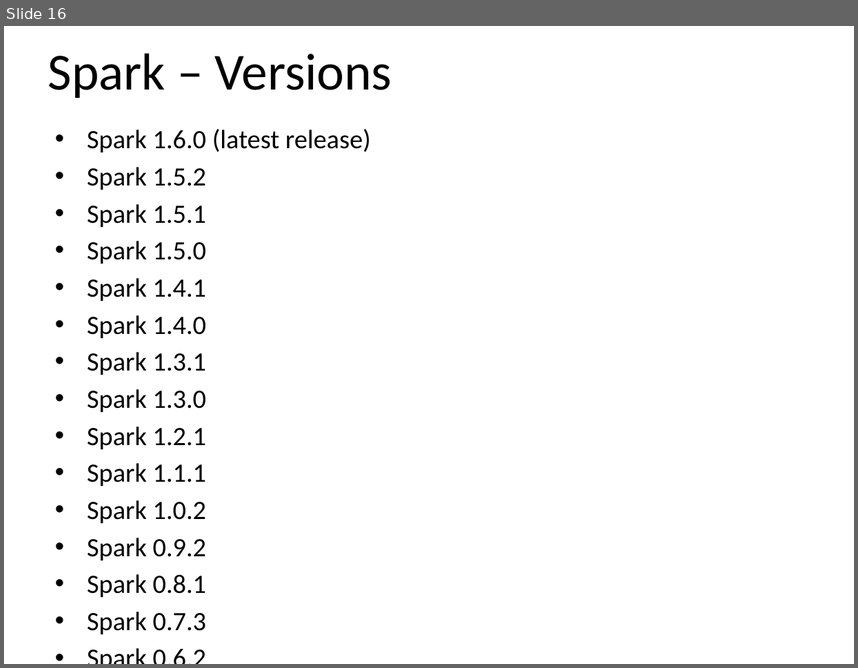
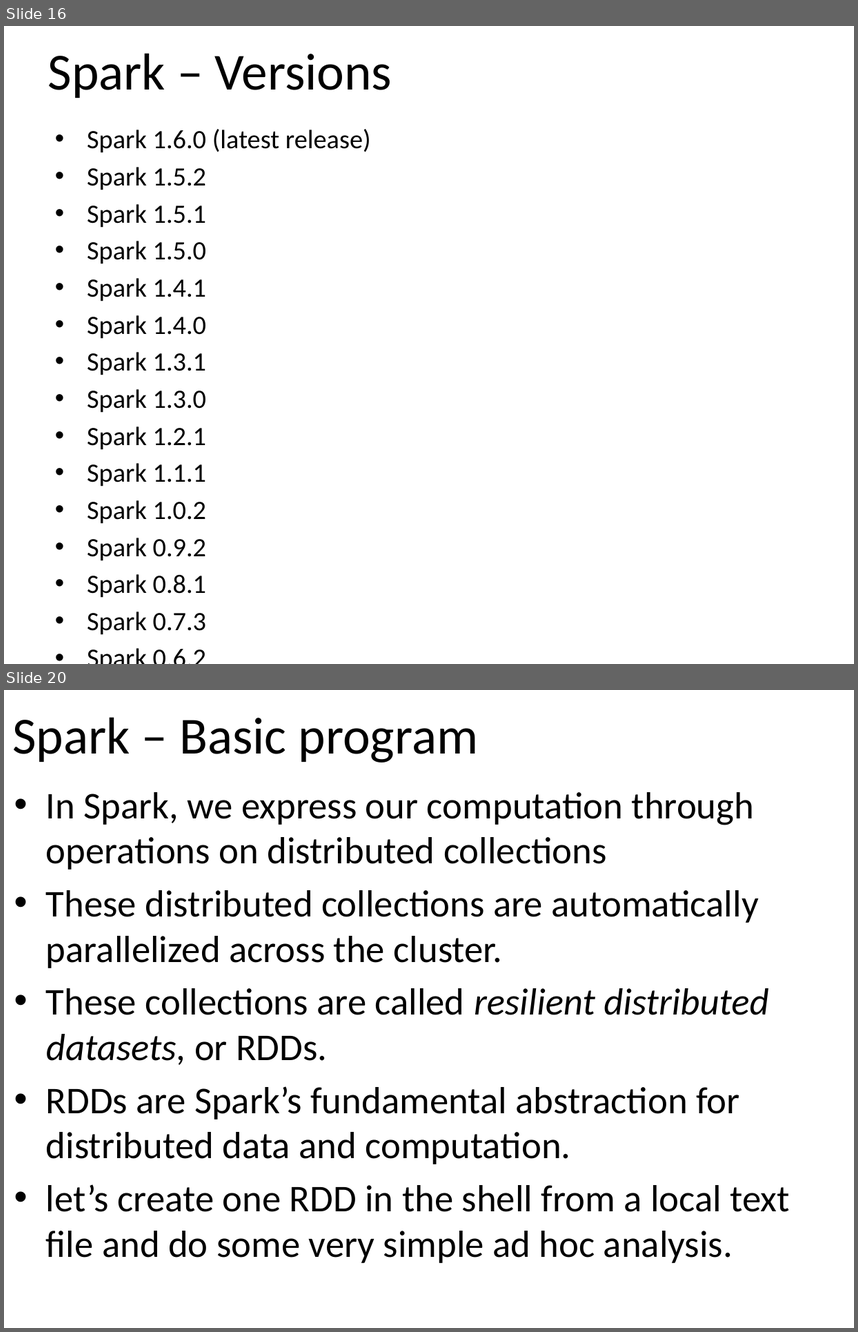
Before and after one commit to email2dorababu/SCALA_Reading, a slide deck: Spark_PPT/Spark_part1.pptx. Shown one above the other, each under a label of ours: slide 16 before the commit, slides 16 and 20 after it; the slides between them are not shown. The pictures are 858x668 and 858x1332 pixels, drawn with LibreOffice and Linux fonts; fonts in the diff are those of the drawing. Boxes give left, top, right and bottom in pixels: in the first picture for what was removed or moved away, otherwise in the second. Text is boxed around its words. In the diff, an @@ line names an element or a change of style, - is before the commit and + after.

```diff
--- a/Spark_PPT/Spark_part1.pptx
+++ b/Spark_PPT/Spark_part1.pptx
@@ slide 20 added at bbox=[4, 690, 854, 1328], background #FFFFFF @@
@@ title added at bbox=[12, 717, 479, 762], 44 pt, text #000000 @@
+Spark – Basic program
@@ text added at bbox=[46, 792, 789, 1263], 32 pt, text #000000 @@
+• In Spark, we express our computation through operations on distributed collections
+• These distributed collections are automatically parallelized across the cluster.
+• These collections are called resilient distributed datasets, or RDDs.
+• RDDs are Spark’s fundamental abstraction for distributed data and computation.
+• let’s create one RDD in the shell from a local text file and do some very simple ad hoc analysis.
```
Also in this commit, not shown: 1 slide changed, 18 other slides added, 1 slide removed.
